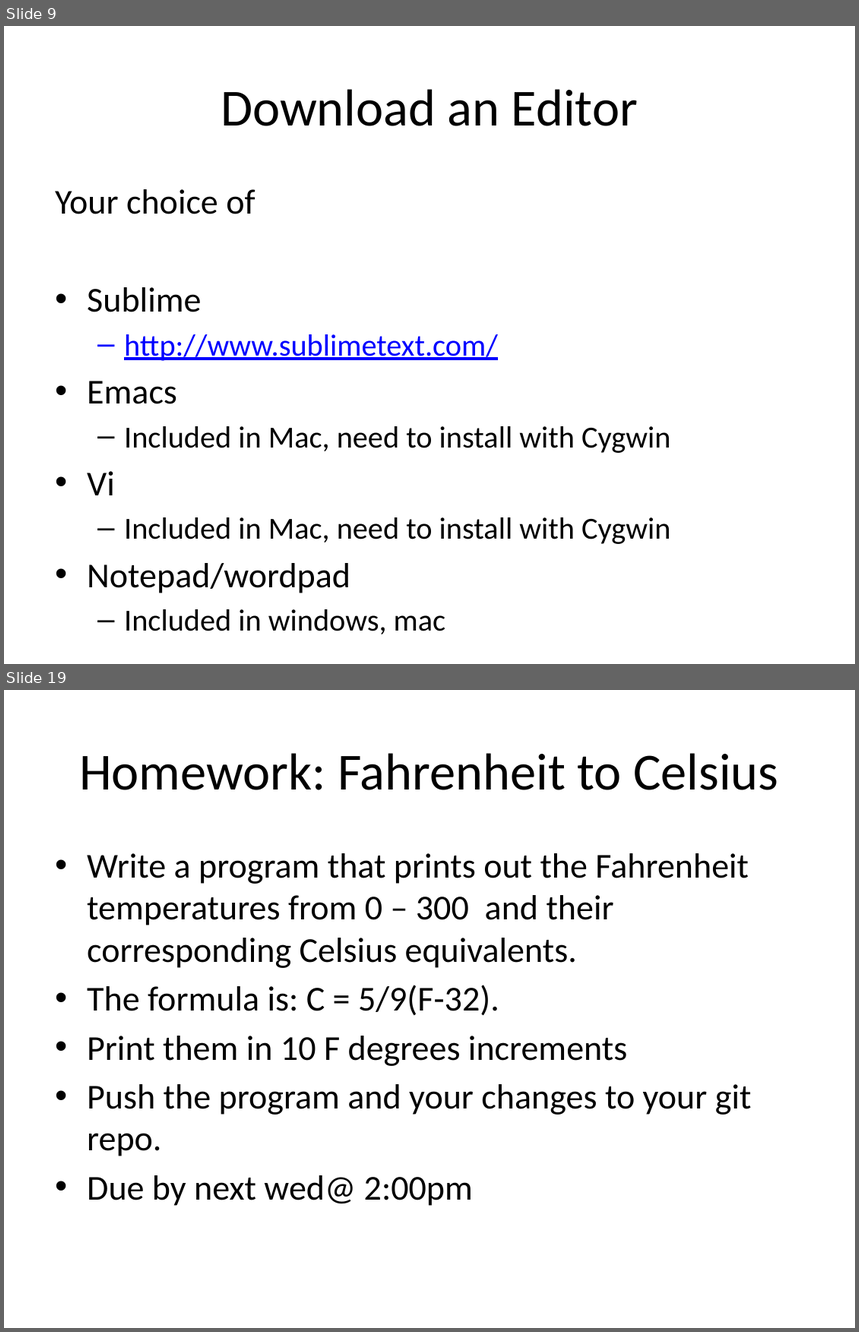
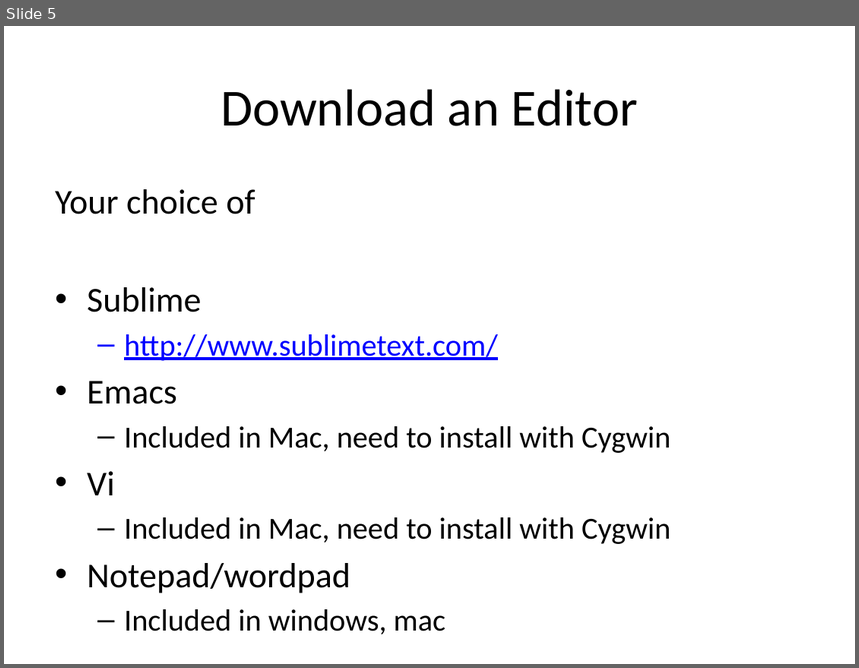
Before and after one commit to kinsidar/Spring2016, a slide deck: Slides/Lab1.pptx. Shown one above the other, each under a label of ours: slides 9 and 19 before the commit, slide 5 after it; the slides between them are not shown. The pictures are 859x1332 and 859x668 pixels, drawn with LibreOffice and Linux fonts; fonts in the diff are those of the drawing. Boxes give left, top, right and bottom in pixels: in the first picture for what was removed or moved away, otherwise in the second. Text is boxed around its words. In the diff, an @@ line names an element or a change of style, - is before the commit and + after.

```diff
--- a/Slides/Lab1.pptx
+++ b/Slides/Lab1.pptx
@@ slide 19 removed at (x1=4, y1=690, x2=855, y2=1328), background #FFFFFF @@
@@ title removed at (x1=79, y1=753, x2=778, y2=790) @@
-Homework: Fahrenheit to Celsius
@@ text removed at (x1=87, y1=853, x2=752, y2=1206) @@
-• Write a program that prints out the Fahrenheit temperatures from 0 – 300 and their corresponding Celsius equivalents.
-• The formula is: C = 5/9(F-32).
-• Print them in 10 F degrees increments
-• Push the program and your changes to your git repo.
-• Due by next wed@ 2:00pm
@@ what was slide 9 is now slide 5 @@
```
Also in this commit, not shown: 6 slides changed, 10 other slides removed.
